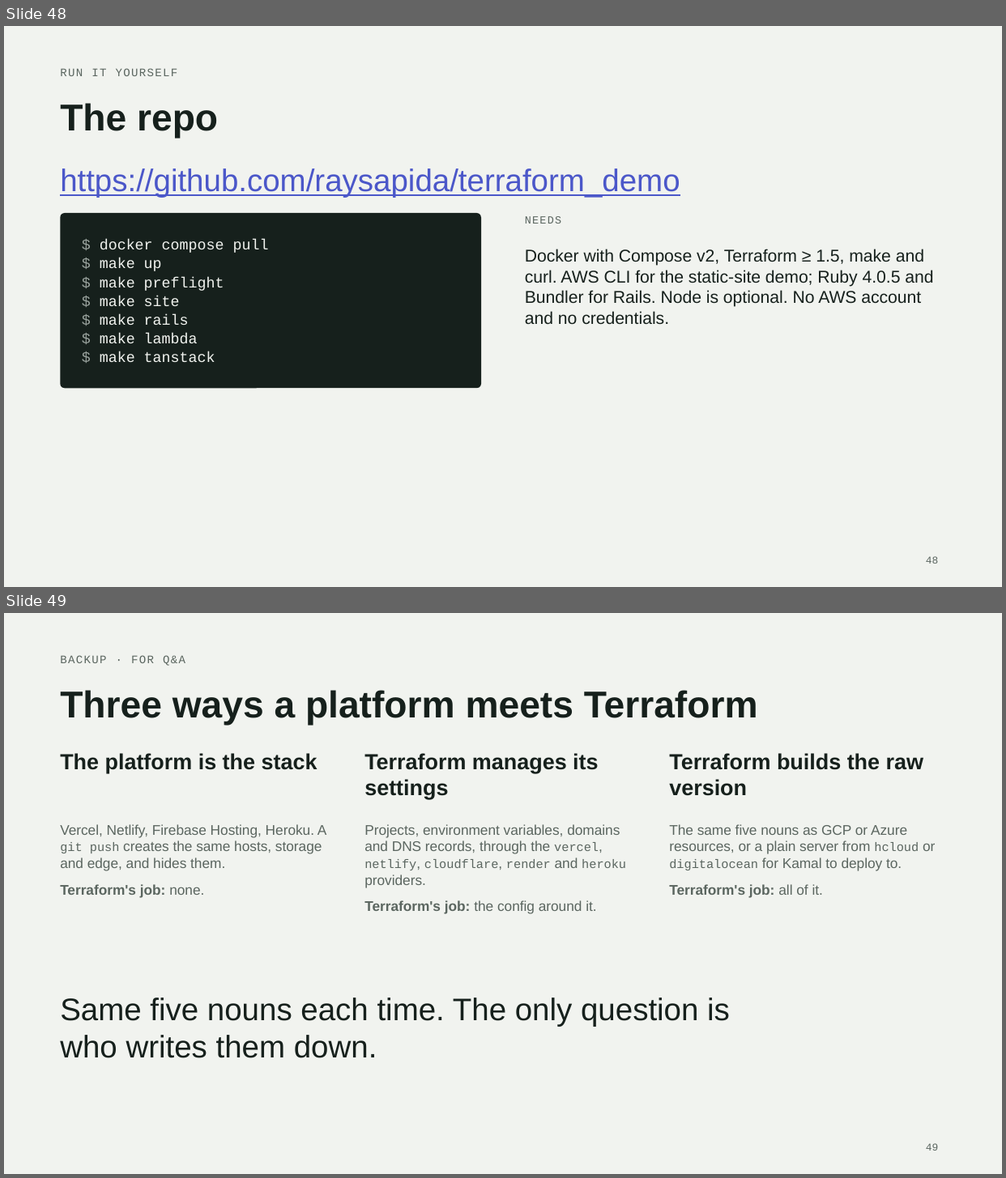
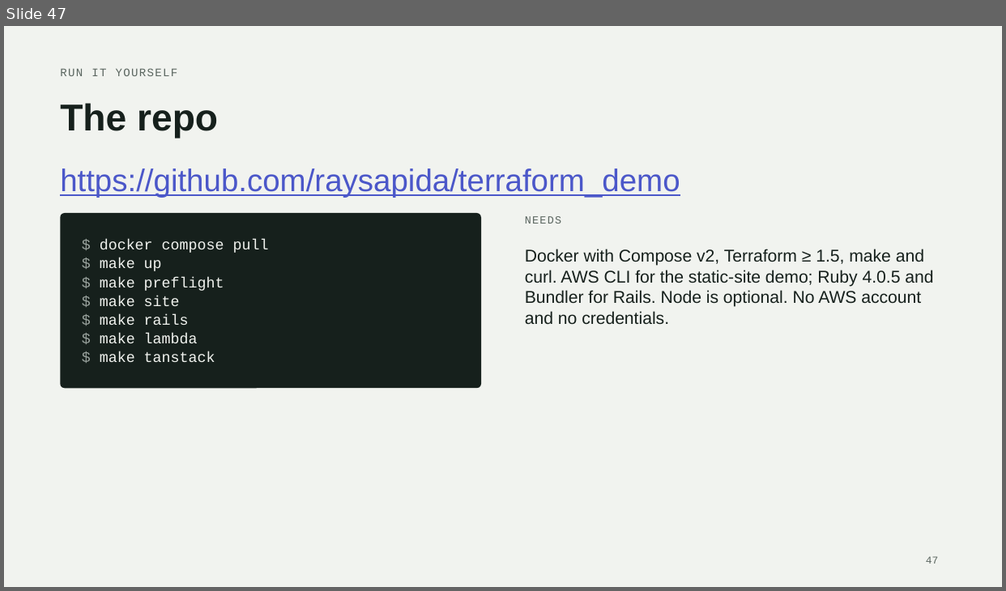
Before and after one commit to raysapida/terraform_demo, a slide deck: docs/slides.pptx. Shown one above the other, each under a label of ours: slides 48 and 49 before the commit, slide 47 after it. The pictures are 1006x1178 and 1006x591 pixels, drawn with LibreOffice and Linux fonts; fonts in the diff are those of the drawing. Boxes give left, top, right and bottom in pixels: in the first picture for what was removed or moved away, otherwise in the second. Text is boxed around its words. In the diff, an @@ line names an element or a change of style, - is before the commit and + after.

Commit message:
Remove takeaway and platform comparison slides

```diff
--- a/docs/slides.pptx
+++ b/docs/slides.pptx
@@ slide 49 removed at (x1=4, y1=613, x2=1002, y2=1174), background #F1F3EF @@
@@ text removed at (x1=60, y1=655, x2=185, y2=666) @@
-BACKUP · FOR Q&A
@@ title removed at (x1=60, y1=690, x2=758, y2=726) @@
-Three ways a platform meets Terraform
@@ text removed at (x1=60, y1=753, x2=317, y2=773) @@
-The platform is the stack
@@ text removed at (x1=364, y1=753, x2=598, y2=799) @@
-Terraform manages its settings
@@ text removed at (x1=669, y1=753, x2=923, y2=796) @@
-Terraform builds the raw version
@@ text removed at (x1=60, y1=824, x2=327, y2=871) @@
-Vercel, Netlify, Firebase Hosting, Heroku. A git push creates the same hosts, storage and edge, and hides them.
@@ text removed at (x1=364, y1=824, x2=626, y2=888) @@
-Projects, environment variables, domains and DNS records, through the vercel, netlify, cloudflare, render and heroku providers.
@@ text removed at (x1=669, y1=824, x2=935, y2=871) @@
-The same five nouns as GCP or Azure resources, or a plain server from hcloud or digitalocean for Kamal to deploy to.
@@ text removed at (x1=60, y1=884, x2=204, y2=897) @@
-Terraform's job: none.
@@ text removed at (x1=364, y1=901, x2=596, y2=914) @@
-Terraform's job: the config around it.
@@ text removed at (x1=669, y1=884, x2=823, y2=897) @@
-Terraform's job: all of it.
@@ text removed at (x1=60, y1=998, x2=730, y2=1059) @@
-Same five nouns each time. The only question is who writes them down.
@@ page number removed at (x1=926, y1=1144, x2=938, y2=1151) @@
-49
@@ what was slide 48 is now slide 47 @@
@@ page number at (x1=926, y1=557, x2=938, y2=564): text changed @@
-48
+47
```
Also in this commit, not shown: 1 other slide removed, 4 other files.
